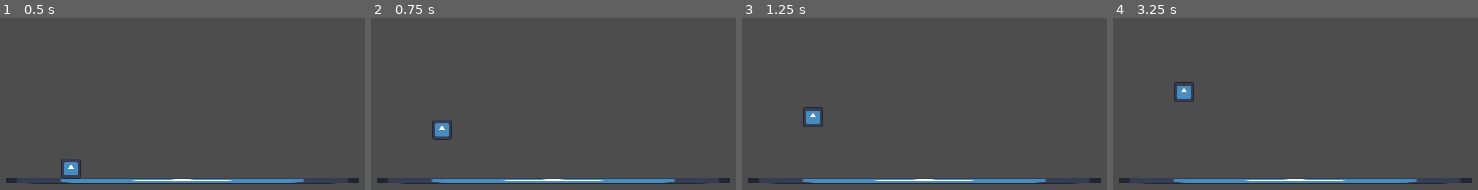
Above: before the commit, frames 1-4 (left to right).
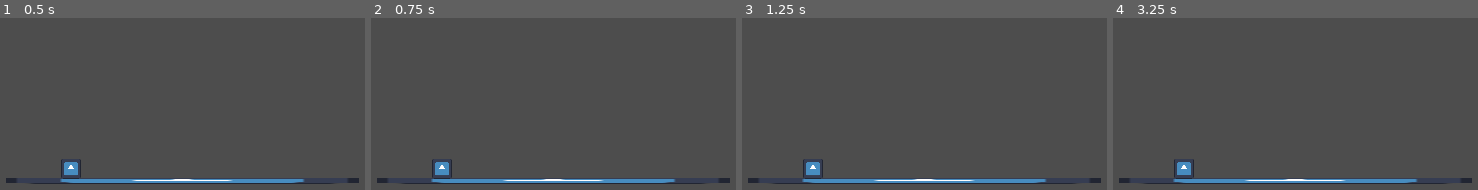
Above: after the commit, the same moments.

Repository: Xeredar/beatroot
Game: Godot game, scene res://scenes/test_konstantin.tscn
The game is run twice, just before and just after one commit, with the same random seed, the same clock (stepped at 60 frames per second) and the same inputs. The engine's default icon, where the game draws it, is replaced by a stand-in: a white triangle on a blue panel in a dark square.
Inputs:
- Up to frame 1 (0.5 s): no input
- Up to frame 2 (0.75 s): tap Space (jump) at 0.6 s
- Up to frame 3 (1.25 s): tap Space (jump) at 0.77, 1.07 s
- Up to frame 4 (3.25 s): tap Space (jump) at 1.35, 1.52, 1.82, 2.1, 2.85, 3.02 s; tap Enter at 2.75 s

Frame 1 is identical in both runs. In frame 2, 0.8% of the frame differs, in the area x 16-23%, y 59-94%; in frame 3, 0.8%, in the area x 16-23%, y 51-94%; in frame 4, 0.8%.

Commit message:
export settings

Diff:
--- a/scripts/BeatManager.gd
+++ b/scripts/BeatManager.gd
@@ -7,7 +7,7 @@
 var speed = 150.0
 var bps = 122.0 / 60.0
 var warmupTime = 3.0
-var graceTime = 0.1
+var graceTime = 0.15
 
 const BeatScript = preload("res://scripts/Beat.gd")
 var beats = []
--- a/scripts/character_controller.gd
+++ b/scripts/character_controller.gd
@@ -24,11 +24,15 @@
 	if is_on_floor():
 		current_jumps = 0
 
+
 	if Input.is_action_just_pressed("jump"):
-		if is_on_floor():
-			velocity.y = jump_speed
-		elif current_jumps < extra_jumps and is_grace:
-			velocity.y = jump_speed
+		if is_grace:
+			if is_on_floor():
+				velocity.y = jump_speed
+			elif current_jumps < extra_jumps:
+				velocity.y = jump_speed
+				current_jumps += 1
+		else:
 			current_jumps += 1
 
 
Not shown, added: export_presets.cfg
